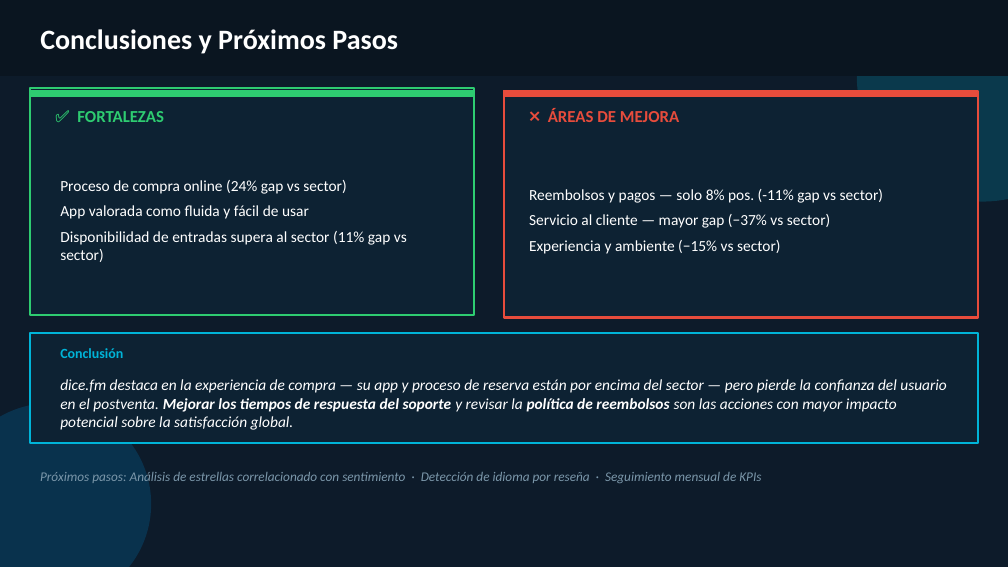
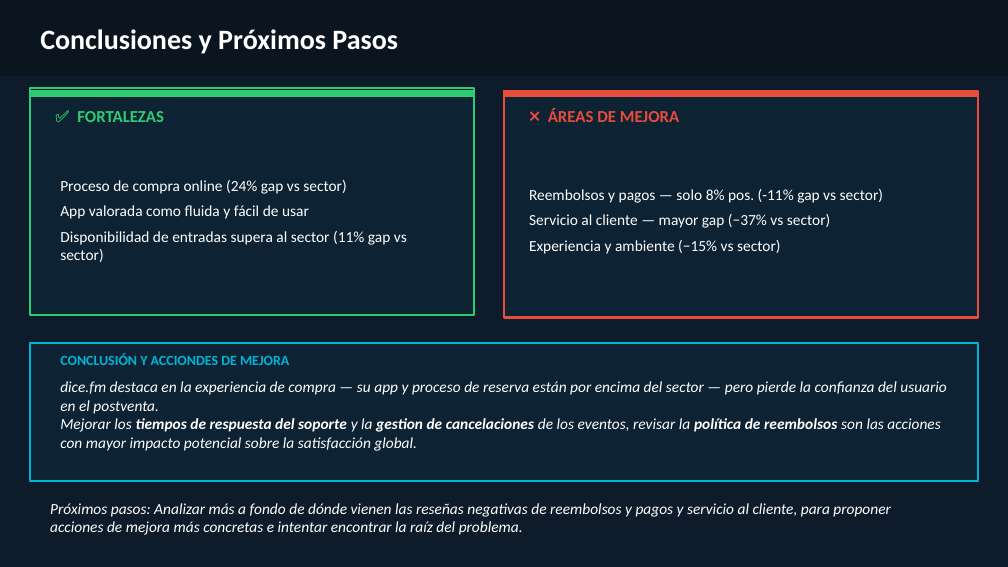
Before and after one commit to viictorhp/deep_learning_project, a slide deck: slide 6 of dice_fm_analisis_reseñas.pptx. Drawn at 1008x567 pixels with LibreOffice and Linux fonts; fonts in the diff are those of the drawing. Boxes give left, top, right and bottom in pixels: in the first picture for what was removed or moved away, otherwise in the second. Text is boxed around its words. In the diff, an @@ line names an element or a change of style, - is before the commit and + after.

```diff
--- a/dice_fm_analisis_reseñas.pptx
+++ b/dice_fm_analisis_reseñas.pptx
@@ ellipse removed at <box>857,0,1008,202</box> @@
@@ rectangle: place and size @@
-rectangle at <box>30,333,978,444</box>
+rectangle at <box>30,343,978,482</box>
@@ text at <box>60,353,289,365</box>: text changed @@
-Conclusión
+CONCLUSIÓN Y ACCIONDES DE MEJORA
@@ text at <box>60,381,947,451</box>: text changed @@
-dice.fm destaca en la experiencia de compra — su app y proceso de reserva están por encima del sector — pero pierde la confianza del usuario en el postventa. Mejorar los tiempos de respuesta del soporte y revisar la política de reembolsos son las acciones con mayor impacto potencial sobre la satisfacción global.
+dice.fm destaca en la experiencia de compra — su app y proceso de reserva están por encima del sector — pero pierde la confianza del usuario en el postventa.
+Mejorar los tiempos de respuesta del soporte y la gestion de cancelaciones de los eventos, revisar la política de reembolsos son las acciones con mayor impacto potencial sobre la satisfacción global.
@@ ellipse removed at <box>0,403,151,567</box> @@
@@ text removed at <box>40,472,761,483</box> @@
-Próximos pasos: Análisis de estrellas correlacionado con sentimiento · Detección de idioma por reseña · Seguimiento mensual de KPIs
@@ text added at <box>50,503,890,535</box>, 11 pt, text #FFFFFF, italic @@
+Próximos pasos: Analizar más a fondo de dónde vienen las reseñas negativas de reembolsos y pagos y servicio al cliente, para proponer acciones de mejora más concretas e intentar encontrar la raíz del problema.
```
Also in this commit, not shown: 2 other slides changed, 2 other files.
